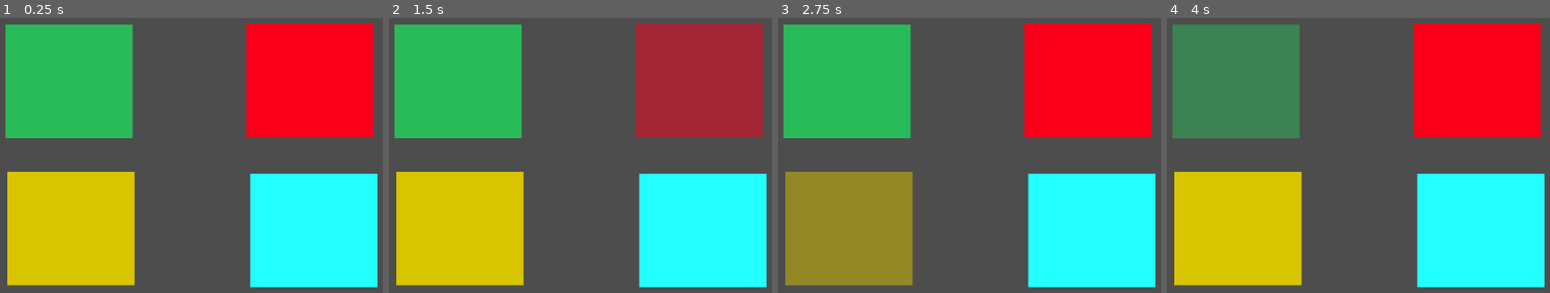
Above: before the commit, frames 1-4 (left to right).
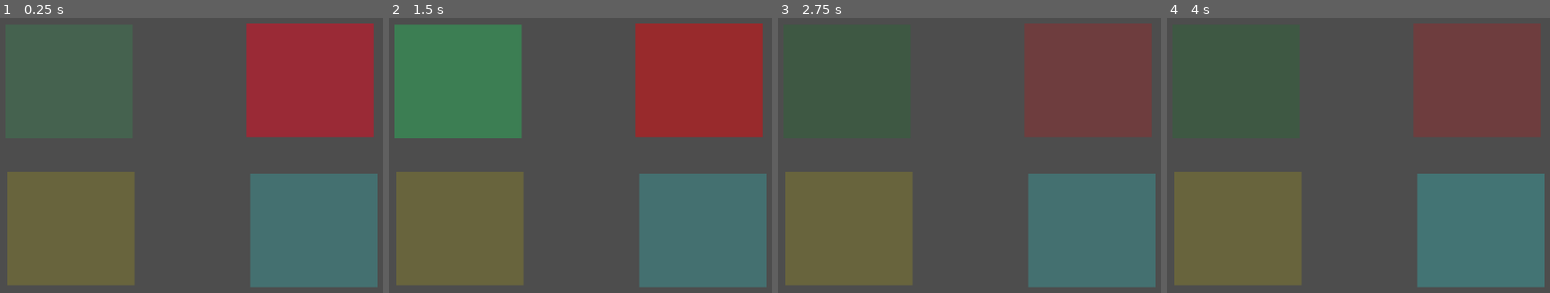
Above: after the commit, the same moments.

Repository: Aaron-Signer/simon
Game: Godot game, scene res://scene/main/main.tscn
The game is run twice, just before and just after one commit, with the same random seed, the same clock (stepped at 60 frames per second) and the same inputs.
Inputs (mouse positions are in pixels of both pictures, inside the frame that each line leads up to):
- Up to frame 1 (0.25 s): no input
- Up to frame 2 (1.5 s): click (457, 81) at 0.5 s; click (699, 81) at 1.25 s
- Up to frame 3 (2.75 s): click (846, 229) at 2 s
- Up to frame 4 (4 s): click (1481, 229) at 2.75 s; click (1235, 81) at 3.5 s

The runs differ from the first frame. In frame 1, 55% of the frame differs, in the area x 1-99%, y 1-99%; in frame 2, 41%; in frame 3, 55%; in frame 4, 55%.

Commit message:
Basic play is working

Diff:
--- a/scene/main/main.gd
+++ b/scene/main/main.gd
@@ -1,13 +1,22 @@
 extends Node2D
 
-var button_queue: Array
+var final_button_queue: Array
+var removable_button_queue: Array
+
 @onready var timer = $Timer
-
-var button_list: Array = ["top_left", "top_right", "bottom_left", "bottom_right"]
+@onready var simon_bottons = $SimonBottons
+@onready var button_sequence_timer:Timer = $ButtonSequenceTimer
 
 # Called when the node enters the scene tree for the first time.
 func _ready():
 	SimonBottonSignals.simon_button_pressed.connect(simon_button_pressed)
+
+	var new_simon_button = get_new_simon_button()
+
+	final_button_queue.push_back(new_simon_button)
+	removable_button_queue = final_button_queue.duplicate(true)
+
+	play_button_sequence()
 
 
 # Called every frame. 'delta' is the elapsed time since the previous frame.
@@ -15,8 +24,49 @@
 	pass
 
 func simon_button_pressed(button_id: String):
-	button_queue.push_back(button_id)
+	var cur_button:SimonButton = removable_button_queue.pop_front()
+	if (cur_button != null):
+		if (cur_button.button_id != button_id):
+			print("lost")
+		else:
+			if (removable_button_queue.front() == null):
+				var new_simon_button = get_new_simon_button()
+				final_button_queue.push_back(new_simon_button)
+				removable_button_queue = final_button_queue.duplicate(true)
+				play_button_sequence()
 
 
 func _on_timer_timeout():
-	button_queue.push_back(button_list[randi_range(0, 3)])
+	pass
+	#button_queue.push_back(button_list[randi_range(0, 3)])
+
+func get_new_simon_button() -> SimonButton:
+	var simon_buttons:Array = simon_bottons.get_children()
+	var new_simon_button:SimonButton = simon_buttons[randi_range(0, simon_buttons.size()-1)]
+	#new_simon_button.play_highlight()
+	#return new_simon_button.button_id
+	return new_simon_button
+
+func play_button_sequence():
+	SimonBottonSignals.sequence_playing.emit(true)
+
+	for simon_button:SimonButton in final_button_queue:
+		simon_button.highlight()
+		simon_button.enabled = false
+
+		var sig = button_sequence_timer.timeout
+		button_sequence_timer.timeout.connect(simon_button.reset_highlight)
+		button_sequence_timer.start()
+
+		await sig
+
+		await get_tree().create_timer(.5).timeout
+
+	SimonBottonSignals.sequence_playing.emit(false)
+
+func test():
+	print("here")
+
+func reset_highlight(simon_button: SimonButton):
+	#simon_button.reset_highlight()b
+	simon_button.enabled = true
--- a/scene/main/main.tscn
+++ b/scene/main/main.tscn
@@ -6,32 +6,34 @@
 [node name="Main" type="Node2D"]
 script = ExtResource("1_riw3q")
 
-[node name="TopLeftSimonButton" parent="." instance=ExtResource("1_l62u4")]
-modulate = Color(0.159556, 0.727774, 0.352488, 1)
+[node name="SimonBottons" type="Node" parent="."]
+
+[node name="TopLeftSimonButton" parent="SimonBottons" instance=ExtResource("1_l62u4")]
+modulate = Color(0.160784, 0.729412, 0.352941, 0.45098)
 offset_left = 225.0
 offset_top = 64.0
 offset_right = 426.0
 offset_bottom = 244.0
 button_id = "top_left"
 
-[node name="TopRightSimonButton2" parent="." instance=ExtResource("1_l62u4")]
-modulate = Color(0.978675, 0, 0.104216, 1)
+[node name="TopRightSimonButton2" parent="SimonBottons" instance=ExtResource("1_l62u4")]
+modulate = Color(0.980392, 0, 0.105882, 0.447059)
 offset_left = 606.0
 offset_top = 62.0
 offset_right = 804.0
 offset_bottom = 242.0
 button_id = "top_right"
 
-[node name="BottomLeftSimonButton" parent="." instance=ExtResource("1_l62u4")]
-modulate = Color(0.847256, 0.7694, 7.70092e-07, 1)
+[node name="BottomLeftSimonButton" parent="SimonBottons" instance=ExtResource("1_l62u4")]
+modulate = Color(0.847059, 0.768627, 0, 0.447059)
 offset_left = 228.0
 offset_top = 297.0
 offset_right = 426.0
 offset_bottom = 477.0
 button_id = "bottom_left"
 
-[node name="BottomRightSimonButton2" parent="." instance=ExtResource("1_l62u4")]
-modulate = Color(0.137255, 1, 1, 1)
+[node name="BottomRightSimonButton2" parent="SimonBottons" instance=ExtResource("1_l62u4")]
+modulate = Color(0.137255, 1, 1, 0.447059)
 offset_left = 612.0
 offset_top = 300.0
 offset_right = 810.0
@@ -41,4 +43,7 @@
 [node name="Timer" type="Timer" parent="."]
 autostart = true
 
+[node name="ButtonSequenceTimer" type="Timer" parent="."]
+one_shot = true
+
 [connection signal="timeout" from="Timer" to="." method="_on_timer_timeout"]
--- a/scene/main/simon_button/simon_button.gd
+++ b/scene/main/simon_button/simon_button.gd
@@ -1,26 +1,57 @@
 extends TextureButton
+class_name SimonButton
 
 var hovered: bool = false
+var color: Color
+
+var enabled: bool = true
+
 @onready var button_polygon_2d = $ButtonPolygon2D
+@onready var timer = $Timer
 
 @export var button_id: String
 
 func _ready():
-	pass # Replace with rfunction body.
+	SimonBottonSignals.sequence_playing.connect(update_in_progress)
+	color = modulate
+	pass
 
 func _process(delta):
-	if (hovered):
-		button_polygon_2d.modulate = Color(button_polygon_2d.modulate, .5)
-
-	if (!hovered):
-		button_polygon_2d.modulate = Color(button_polygon_2d.modulate, 1)
+	pass
+	#if (hovered):
+		#button_polygon_2d.modulate = Color(button_polygon_2d.modulate, 1)
+		#
+	#if (!hovered):
+		#button_polygon_2d.modulate = Color(button_polygon_2d.modulate, .5)
 
 func _on_mouse_entered():
-	hovered = true
+	if enabled:
+		button_polygon_2d.modulate = Color(button_polygon_2d.modulate, 1)
 
 
 func _on_mouse_exited():
-	hovered = false
+	if enabled:
+		button_polygon_2d.modulate = Color(button_polygon_2d.modulate, .5)
 
 func _on_pressed():
-	SimonBottonSignals.simon_button_pressed.emit(button_id)
+	if enabled:
+		SimonBottonSignals.simon_button_pressed.emit(button_id)
+
+func play_highlight():
+	button_polygon_2d.modulate = Color(0,0,0)
+	timer.connect("timeout", reset_highlight)
+	timer.start()
+
+func reset_highlight():
+	enabled = true
+	button_polygon_2d.modulate = color
+
+func highlight():
+	button_polygon_2d.modulate = Color(button_polygon_2d.modulate, 1)
+
+
+func play_button():
+	pass
+
+func update_in_progress(in_progress: bool):
+	enabled = !in_progress
--- a/scene/main/simon_button/simon_button.tscn
+++ b/scene/main/simon_button/simon_button.tscn
@@ -3,6 +3,7 @@
 [ext_resource type="Script" path="res://scene/main/simon_button/simon_button.gd" id="1_egwt0"]
 
 [node name="SimonButton" type="TextureButton"]
+modulate = Color(1, 1, 1, 0.494118)
 offset_left = -93.0
 offset_top = -85.0
 offset_right = 105.0
@@ -10,8 +11,12 @@
 script = ExtResource("1_egwt0")
 
 [node name="ButtonPolygon2D" type="Polygon2D" parent="."]
+modulate = Color(1, 1, 1, 0.447059)
 position = Vector2(2, 1)
 polygon = PackedVector2Array(-2, -1, 199, -1, 199, 179, -2, 179)
+
+[node name="Timer" type="Timer" parent="."]
+one_shot = true
 
 [connection signal="focus_entered" from="." to="." method="_on_focus_entered"]
 [connection signal="mouse_entered" from="." to="." method="_on_mouse_entered"]
--- a/signal/simon_botton_signals.gd
+++ b/signal/simon_botton_signals.gd
@@ -1,3 +1,4 @@
 extends Node
 
 signal simon_button_pressed
+signal sequence_playing(is_playing:bool)
